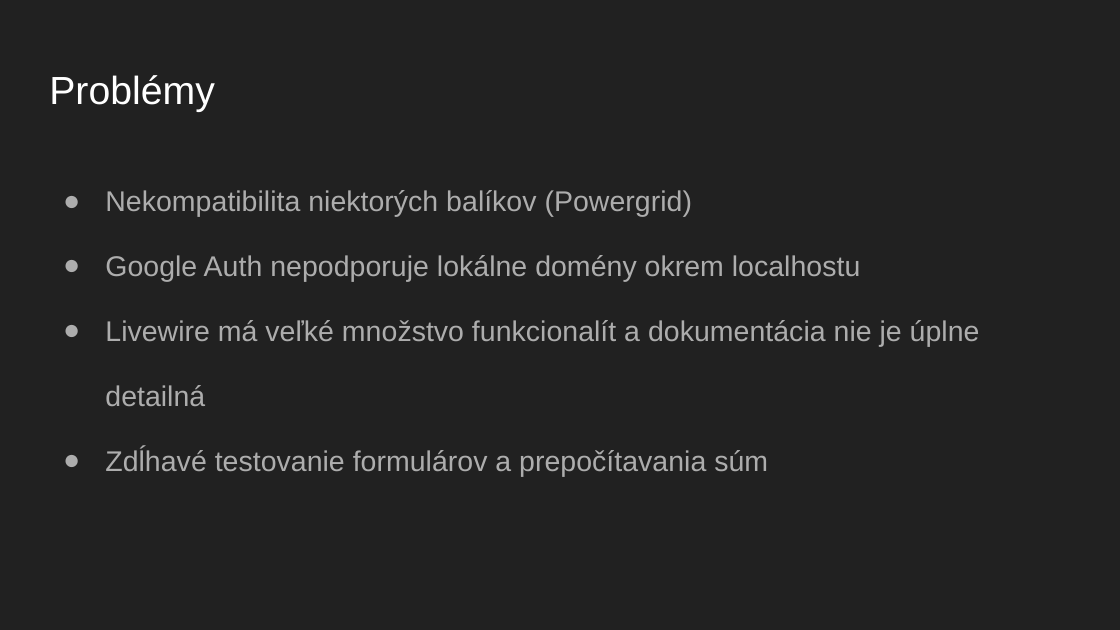
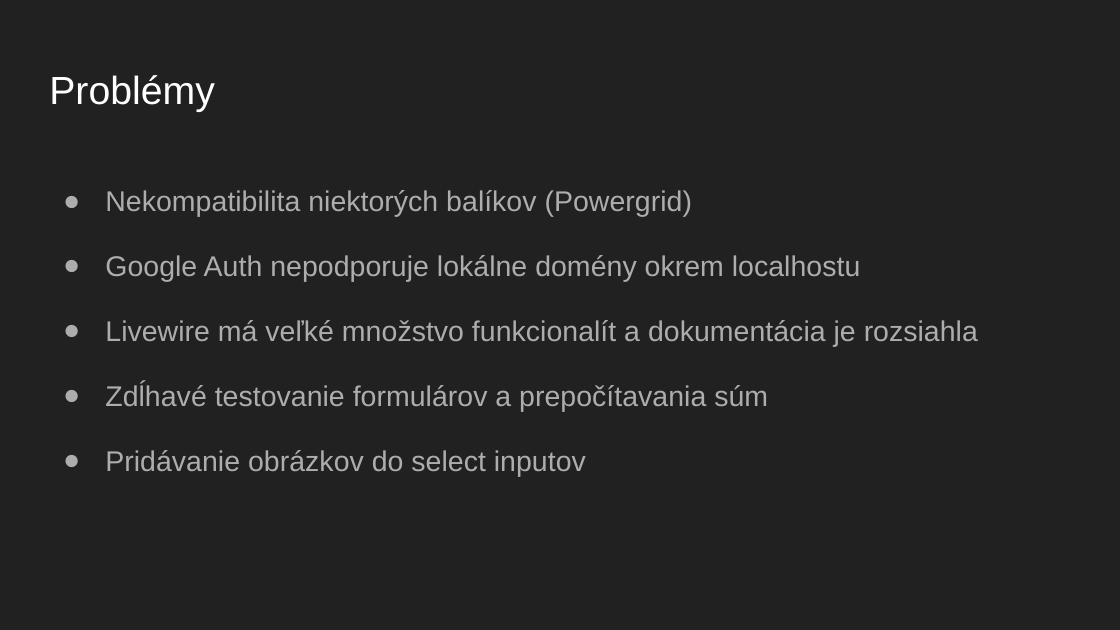
Before and after one commit to Fancman/expense_tracker, a slide deck: slide 8 of documents/Expense tracker - Betaverzia - Prezentácia.pptx. Drawn at 1120x630 pixels with LibreOffice and Linux fonts; fonts in the diff are those of the drawing. Boxes give left, top, right and bottom in pixels: in the first picture for what was removed or moved away, otherwise in the second. Text is boxed around its words. In the diff, an @@ line names an element or a change of style, - is before the commit and + after.

```diff
--- a/documents/Expense tracker - Betaverzia - Prezentácia.pptx
+++ b/documents/Expense tracker - Betaverzia - Prezentácia.pptx
@@ text at <box>105,320,978,347</box>: text changed @@
-● Livewire má veľké množstvo funkcionalít a dokumentácia nie je úplne detailná
+● Livewire má veľké množstvo funkcionalít a dokumentácia je rozsiahla
@@ text at <box>105,450,586,476</box>: paragraph added @@
+● Pridávanie obrázkov do select inputov
```
Also in this commit, not shown: 2 other slides changed, 9 other files.
